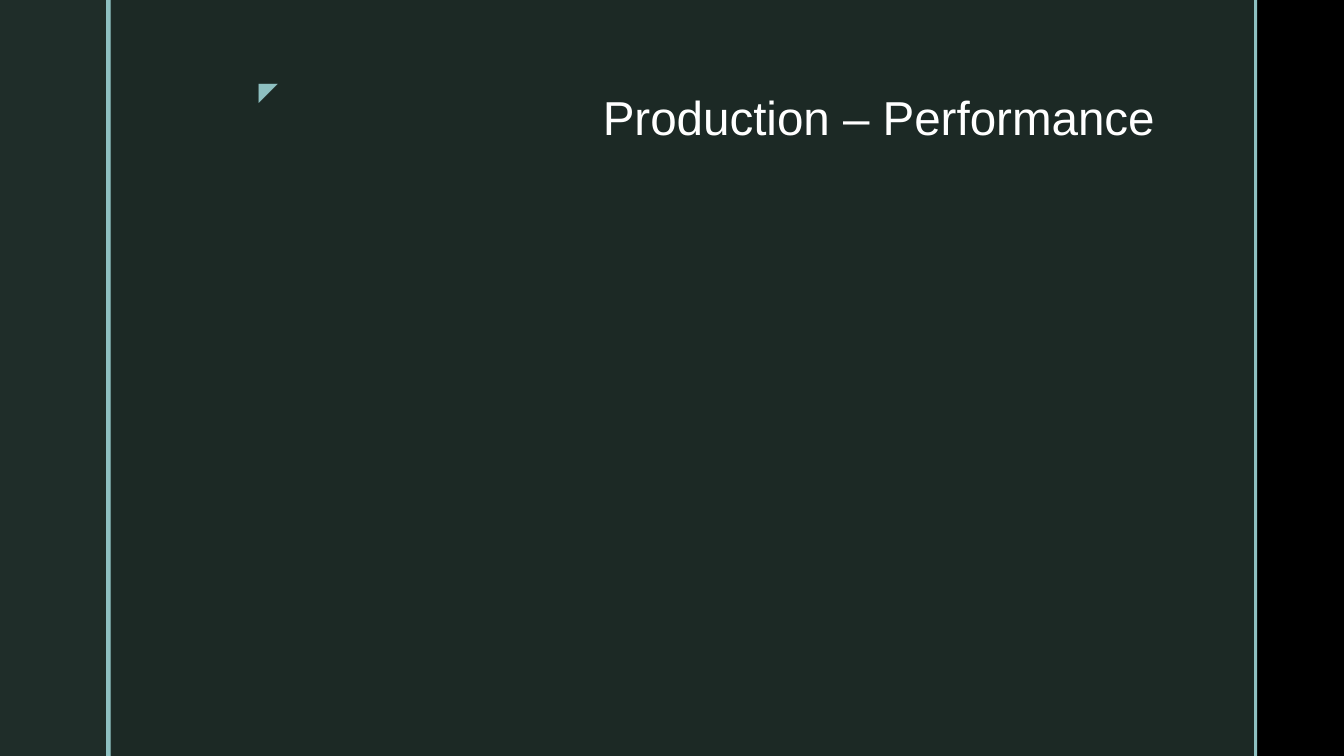
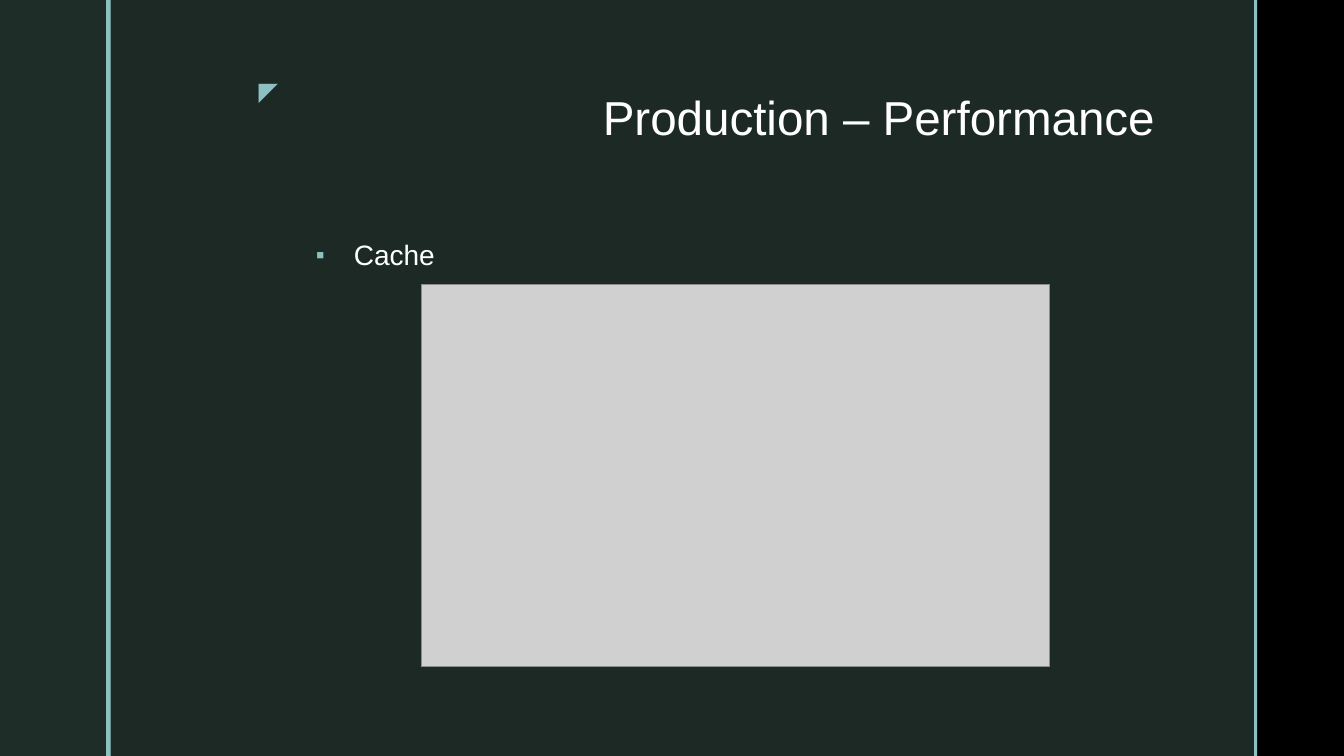
Before and after one commit to dtvu94/Apollo-Server-Client, a slide deck: slide 30 of Docs/Apollo_Server.pptx (slide 21 before the commit). Drawn at 1344x756 pixels with LibreOffice and Linux fonts; fonts in the diff are those of the drawing; grey boxes stand for pictures; background and template pictures are left out. Boxes give left, top, right and bottom in pixels: in the first picture for what was removed or moved away, otherwise in the second. Text is boxed around its words. In the diff, an @@ line names an element or a change of style, - is before the commit and + after.

```diff
--- a/Docs/Apollo_Server.pptx
+++ b/Docs/Apollo_Server.pptx
@@ text added at (x1=354, y1=244, x2=435, y2=266), 20 pt, text #FFFFFF @@
+▪ Cache
@@ picture added at (x1=421, y1=284, x2=1050, y2=666) @@
```
Also in this commit, not shown: 10 other slides changed, 15 slides added, 1 slide removed, 11 other files.
